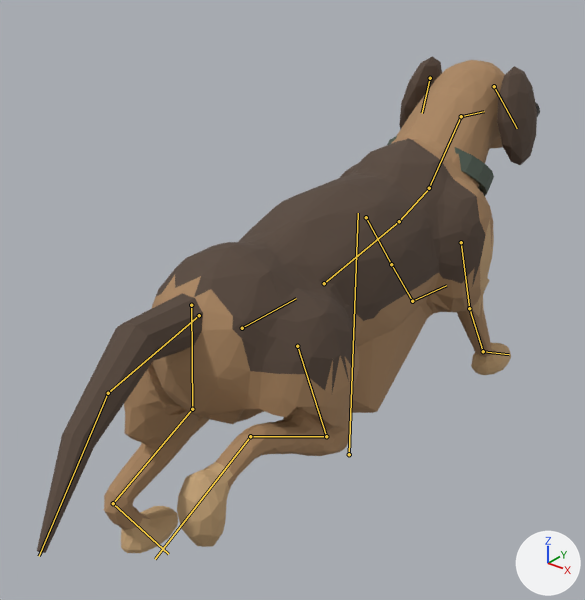
One commit to the FBX model Assets/_Project/Models/Hound/MuseumHound.fbx: the scene before it, then after it.
Rendered twice from a 50 mm camera at (1.17, -1.75, 1.52) aimed at (-0.1, -0.17, 0.54). The axes (+X, +Y, +Z) are drawn at lower right. The lights are the same throughout. The older version comes first. Both versions are drawn at frame 44 of the action 'Hound_Rig|Hound_Idle'; the numbers are the values there. The bones that bend it are drawn over the model as lines.

The first picture shows 'Hound_Mesh'.
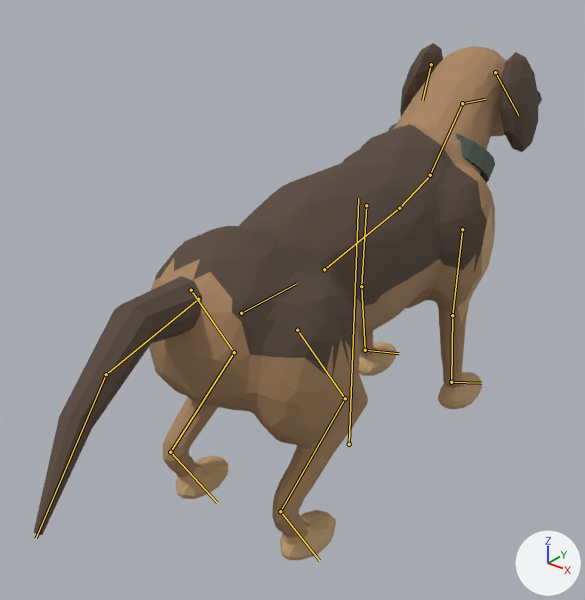
Location of each change, (x1, y1, x2, y2) in pixels of the pictures (585 x 600 px):
'Hound_Mesh', posed: before (37, 56, 540, 553); after (33, 43, 542, 560)
bone 'Root', root to tip: before (349, 454) to (358, 213); after (349, 444) to (358, 198)
bone 'FrontUpper_L', root to tip: before (461, 242) to (469, 308); after (462, 229) to (452, 315)
bone 'FrontPaw_L', root to tip: before (483, 351) to (509, 354); after (451, 382) to (481, 383)
bone 'FrontUpper_R', root to tip: before (366, 217) to (391, 264); after (366, 205) to (361, 286)
bone 'FrontLower_R', root to tip: before (391, 264) to (412, 301); after (361, 286) to (365, 350)
bone 'FrontPaw_R', root to tip: before (412, 301) to (446, 285); after (365, 350) to (399, 353)
bone 'HindUpper_L', root to tip: before (297, 346) to (326, 436); after (297, 330) to (345, 398)
bone 'HindLower_L', root to tip: before (326, 436) to (250, 436); after (345, 398) to (280, 511)
bone 'HindPaw_L', root to tip: before (250, 436) to (155, 559); after (280, 511) to (319, 560)
bone 'HindUpper_R', root to tip: before (191, 305) to (192, 409); after (191, 290) to (234, 352)
bone 'HindLower_R', root to tip: before (192, 409) to (113, 503); after (234, 352) to (170, 452)
bone 'HindPaw_R', root to tip: before (113, 503) to (168, 554); after (170, 452) to (217, 502)

The edits, one by one:
Bone 'Root' (bone_root) moves from (0.0, -0.041, 0.0) to (0.0, 0.0, 0.0).
Bone 'FrontUpper_L' (bone_frontupper_l) turns from (24, 0, 0) to (0, 0, 0) degrees about its own x, y and z.
Bone 'FrontPaw_L' (bone_frontpaw_l) turns from (-24, 0, 0) to (0, 0, 0) degrees about its own x, y and z.
Bone 'FrontUpper_R' (bone_frontupper_r) turns from (40, 0, 0) to (0, 0, 0) degrees about its own x, y and z.
Bone 'FrontLower_R' (bone_frontlower_r) turns from (-10, 0, 0) to (0, 0, 0) degrees about its own x, y and z.
Bone 'FrontPaw_R' (bone_frontpaw_r) turns from (-10, 0, 0) to (0, 0, 0) degrees about its own x, y and z.
Bone 'HindUpper_L' (bone_hindupper_l) turns from (-15, 0, 0) to (0, 0, 0) degrees about its own x, y and z.
Bone 'HindLower_L' (bone_hindlower_l) turns from (-50, 0, 0) to (0, 0, 0) degrees about its own x, y and z.
Bone 'HindPaw_L' (bone_hindpaw_l) turns from (-30, 0, 0) to (0, 0, 0) degrees about its own x, y and z.
Bone 'HindUpper_R' (bone_hindupper_r) turns from (-35, 0, 0) to (0, 0, 0) degrees about its own x, y and z.
Bone 'HindLower_R' (bone_hindlower_r) turns from (20, 0, 0) to (0, 0, 0) degrees about its own x, y and z.
Bone 'HindPaw_R' (bone_hindpaw_r) turns from (14, 0, 0) to (0, 0, 0) degrees about its own x, y and z.
